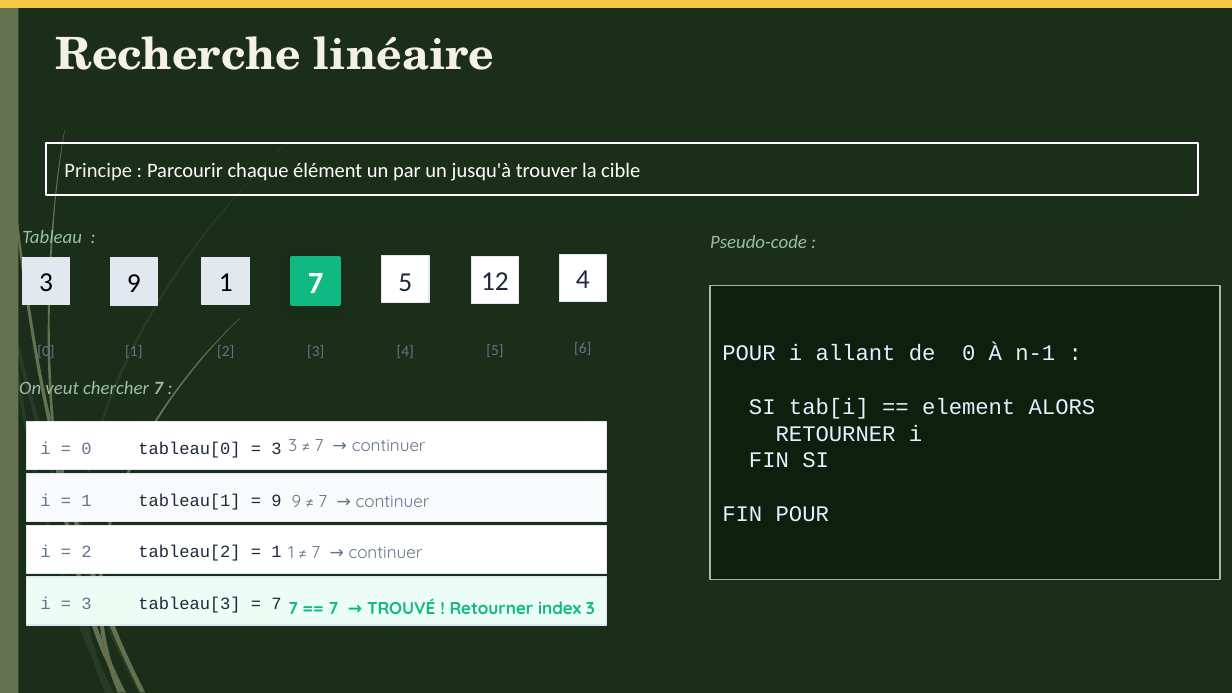
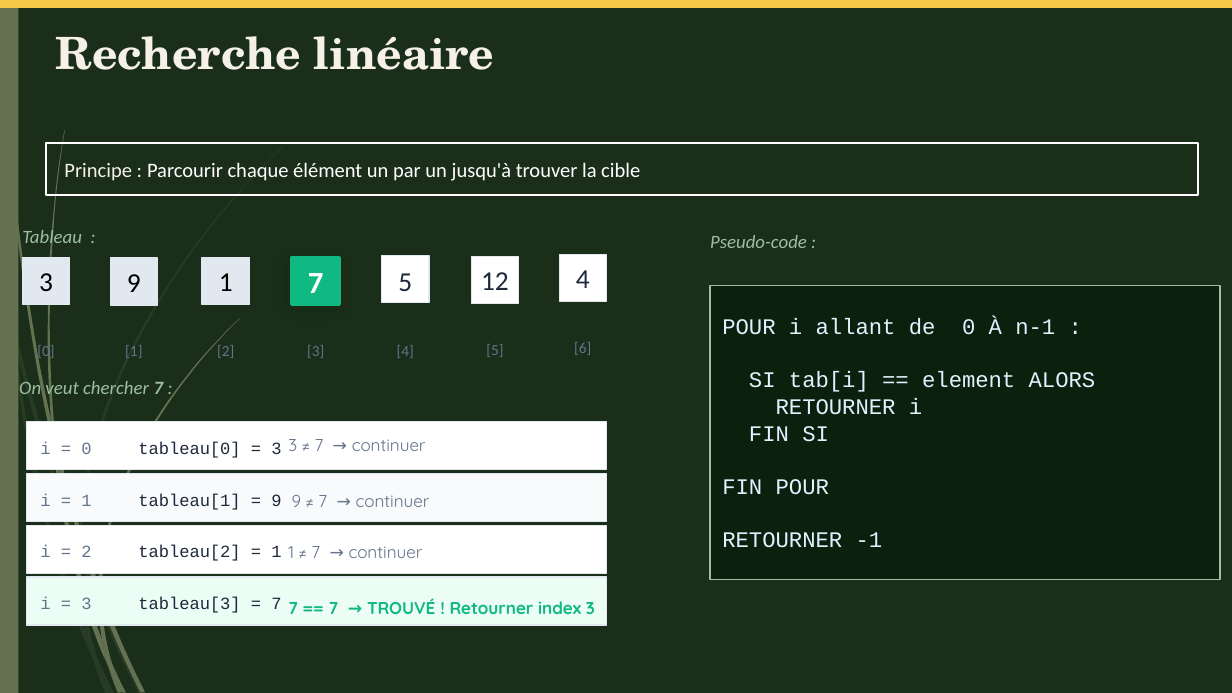
Before and after one commit to Karenkorra/Test_Java_Group6, a slide deck: slide 11 of Java_Groupe6.pptx. Drawn at 1232x693 pixels with LibreOffice and Linux fonts; fonts in the diff are those of the drawing. Boxes give left, top, right and bottom in pixels: in the first picture for what was removed or moved away, otherwise in the second. Text is boxed around its words. In the diff, an @@ line names an element or a change of style, - is before the commit and + after.

```diff
--- a/Java_Groupe6.pptx
+++ b/Java_Groupe6.pptx
@@ text in rectangle at <box>722,532,883,548</box>: paragraph added @@
+RETOURNER -1
```
Also in this commit, not shown: 4 other slides changed.
